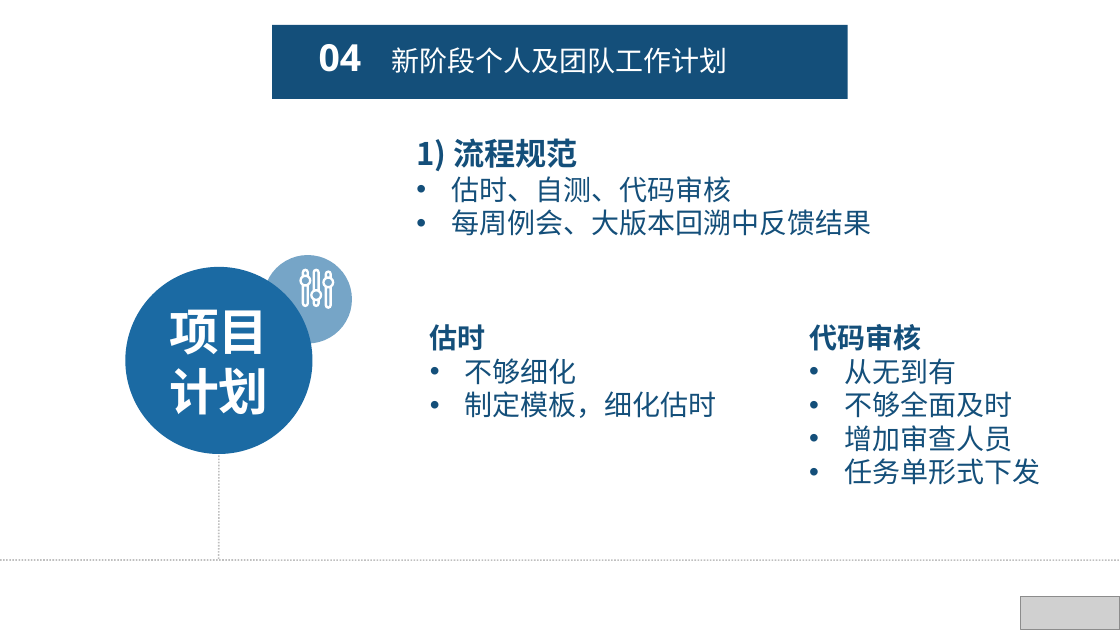
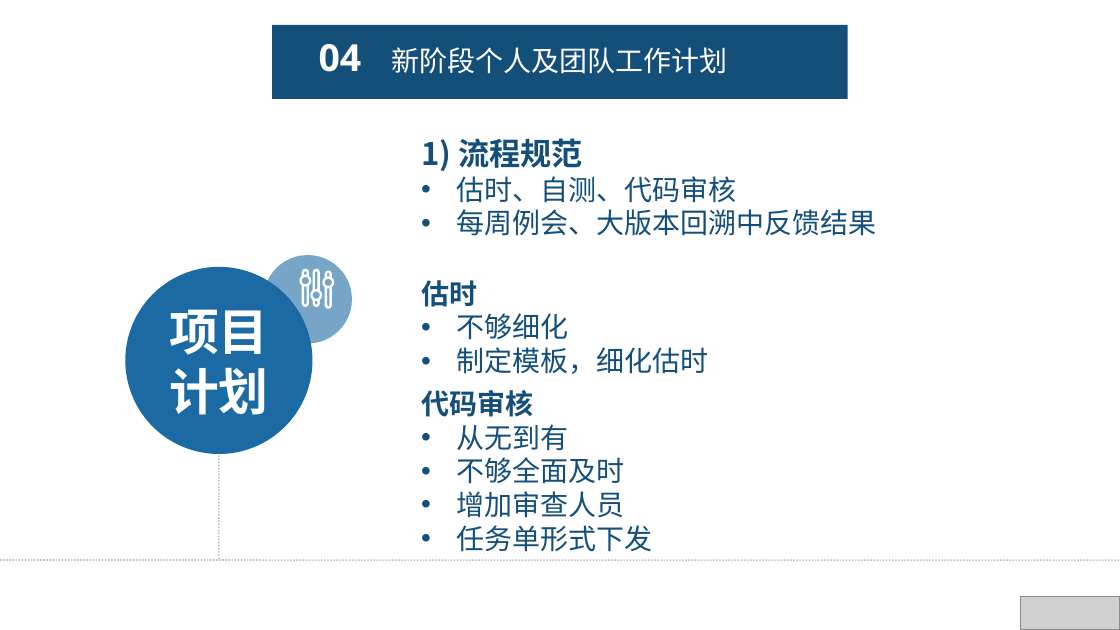
Before and after one commit to fengyuyu/world_rpg, a slide deck: slide 8 of 陈国锋-述职报告 .pptx. Drawn at 1120x630 pixels with LibreOffice and Linux fonts; fonts in the diff are those of the drawing; grey boxes stand for pictures. Boxes give left, top, right and bottom in pixels: in the first picture for what was removed or moved away, otherwise in the second. Text is boxed around its words. In the diff, an @@ line names an element or a change of style, - is before the commit and + after.

```diff
--- a/陈国锋-述职报告 .pptx
+++ b/陈国锋-述职报告 .pptx
@@ text "流程规范": place and size @@
-text "流程规范" at (451, 138, 871, 236)
+text "流程规范" at (456, 138, 876, 236)
@@ text "估时": place and size @@
-text "估时" at (430, 324, 717, 418)
+text "估时" at (421, 280, 708, 374)
@@ text "代码审核": place and size @@
-text "代码审核" at (809, 324, 1040, 485)
+text "代码审核" at (421, 390, 652, 552)
```
Also in this commit, not shown: 1 other slide changed, 1 other file.
